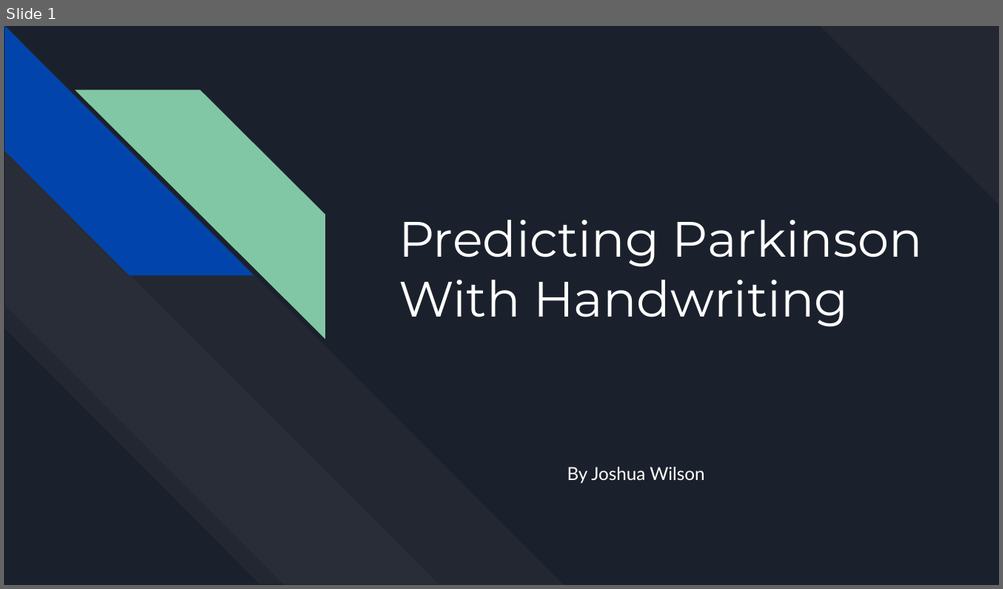
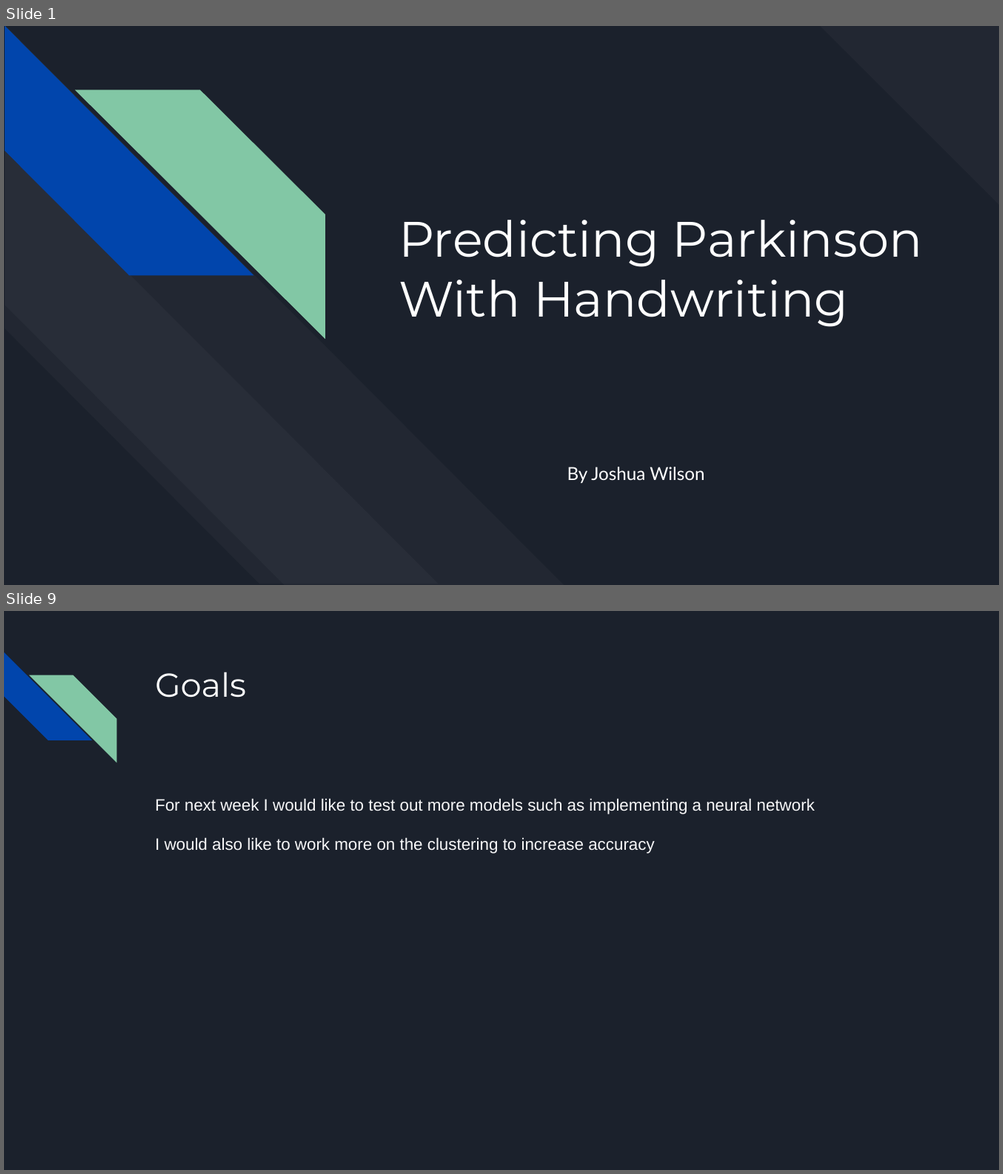
Before and after one commit to jwwils/Parkinsons_Data, a slide deck: Predicting Parkinson With Handwritting.pptx. Shown one above the other, each under a label of ours: slide 1 before the commit, slides 1 and 9 after it; the slides between them are not shown. The pictures are 1003x589 and 1003x1174 pixels, drawn with LibreOffice and Linux fonts; fonts in the diff are those of the drawing. Boxes give left, top, right and bottom in pixels: in the first picture for what was removed or moved away, otherwise in the second. Text is boxed around its words. In the diff, an @@ line names an element or a change of style, - is before the commit and + after.

```diff
--- a/Predicting Parkinson With Handwritting.pptx
+++ b/Predicting Parkinson With Handwritting.pptx
@@ slide 9 added at (4, 611, 999, 1170), background #1B212C @@
@@ diag stripe added at (4, 652, 91, 741), fill #0145AC @@
@@ diag stripe added at (29, 675, 116, 762), fill #82C7A5 @@
@@ title added at (155, 672, 246, 698), 24 pt, text #FFFFFF @@
+Goals
@@ text added at (155, 798, 814, 854), 12 pt, text #F7F7F8 @@
+For next week I would like to test out more models such as implementing a neural network
+I would also like to work more on the clustering to increase accuracy
```
Also in this commit, not shown: 7 other slides added, 13 slides removed.
